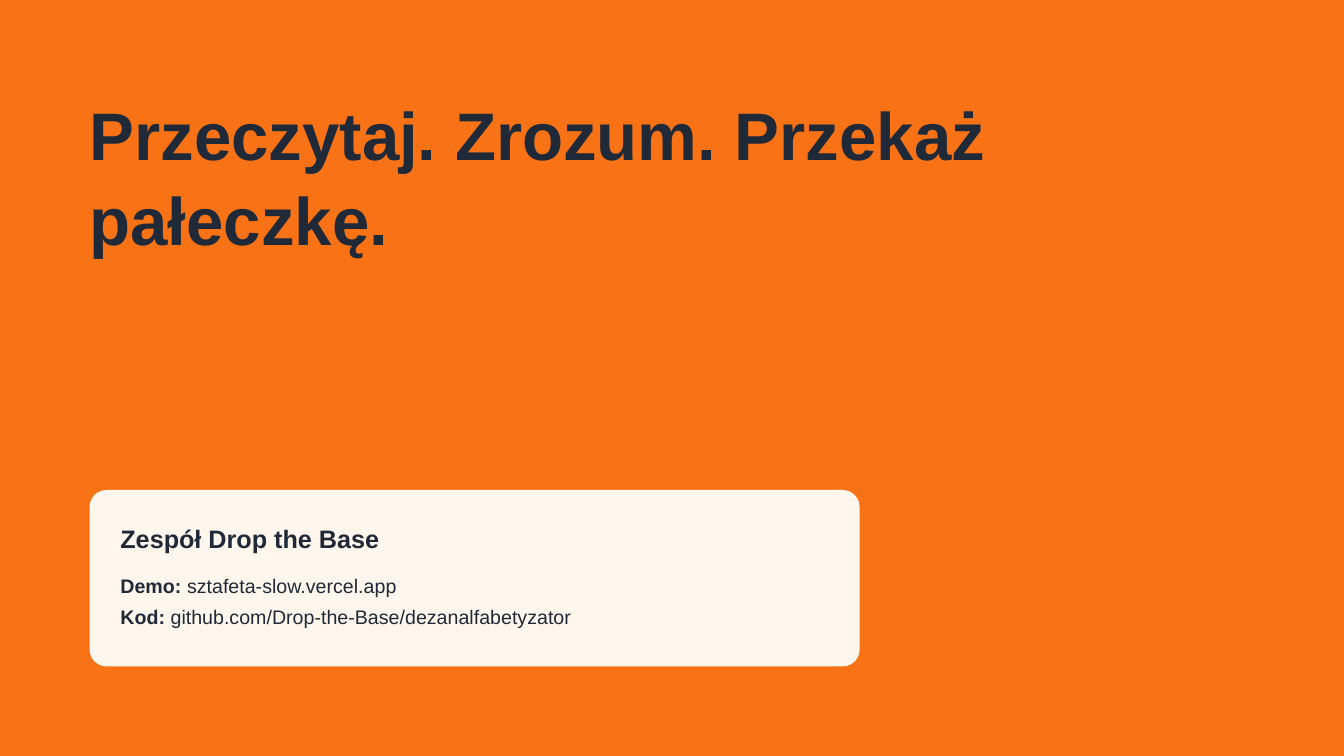
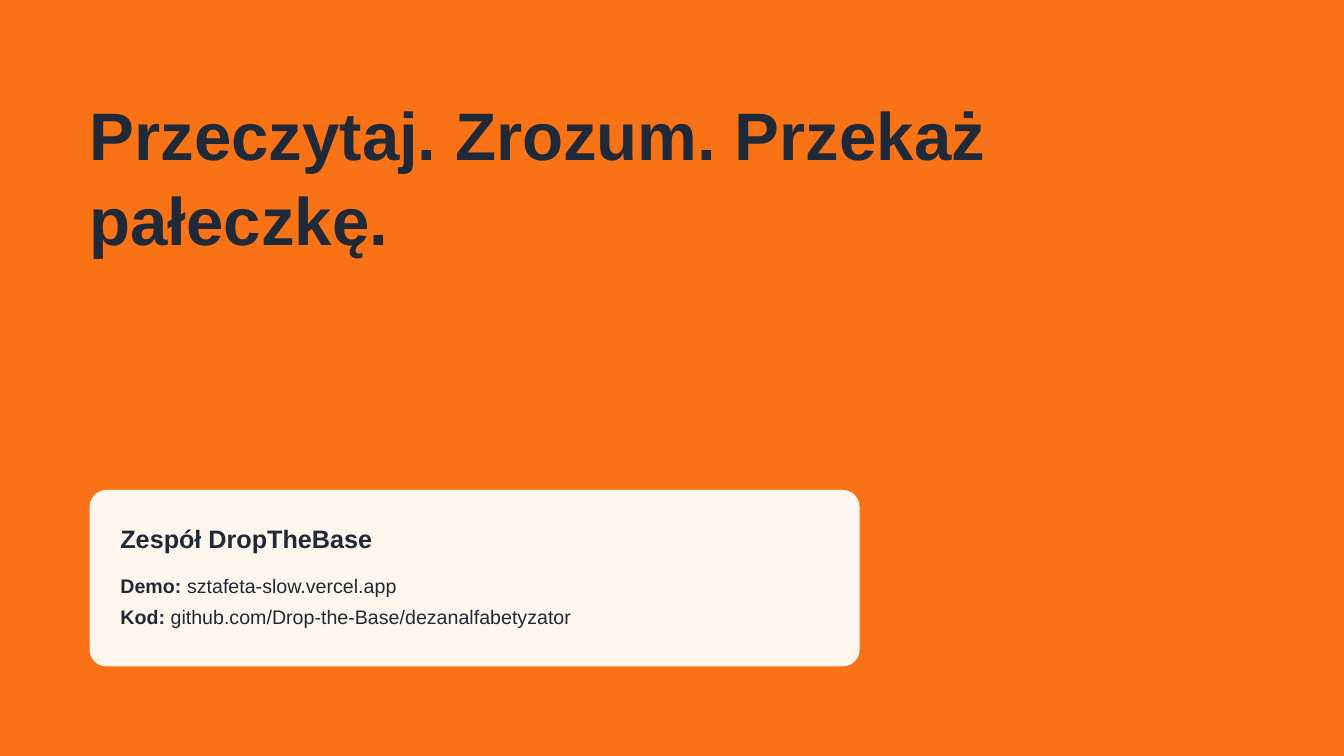
Before and after one commit to Drop-the-Base/dezanalfabetyzator, a slide deck: slide 10 of docs/pitch/Sztafeta-Slow.pptx. Drawn at 1344x756 pixels with LibreOffice and Linux fonts; fonts in the diff are those of the drawing. Boxes give left, top, right and bottom in pixels: in the first picture for what was removed or moved away, otherwise in the second. Text is boxed around its words. In the diff, an @@ line names an element or a change of style, - is before the commit and + after.

```diff
--- a/docs/pitch/Sztafeta-Slow.pptx
+++ b/docs/pitch/Sztafeta-Slow.pptx
@@ text at box(120, 529, 372, 554): text changed @@
-Zespół Drop the Base
+Zespół DropTheBase
```
Also in this commit, not shown: 1 other slide changed, 1 other file.
